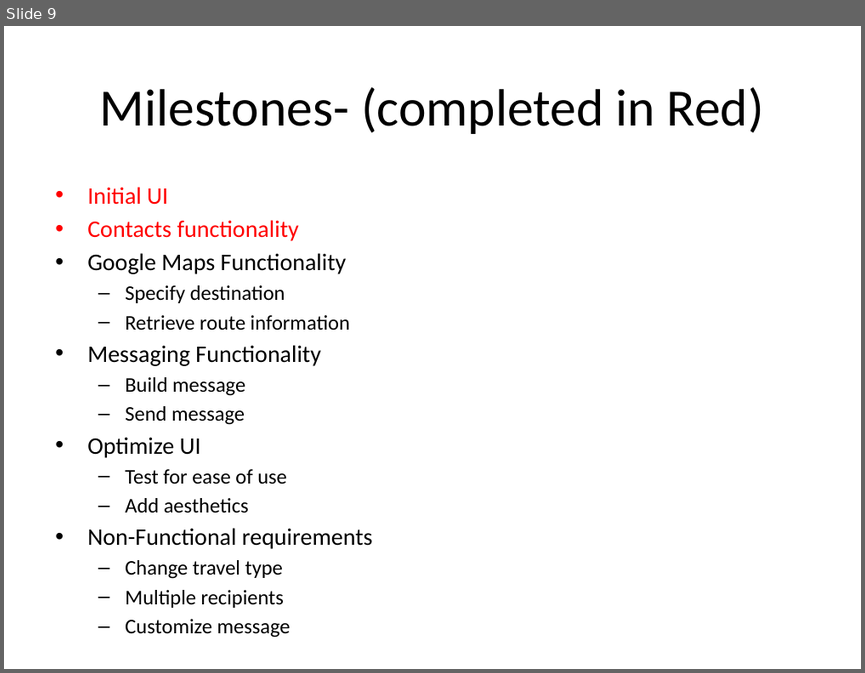
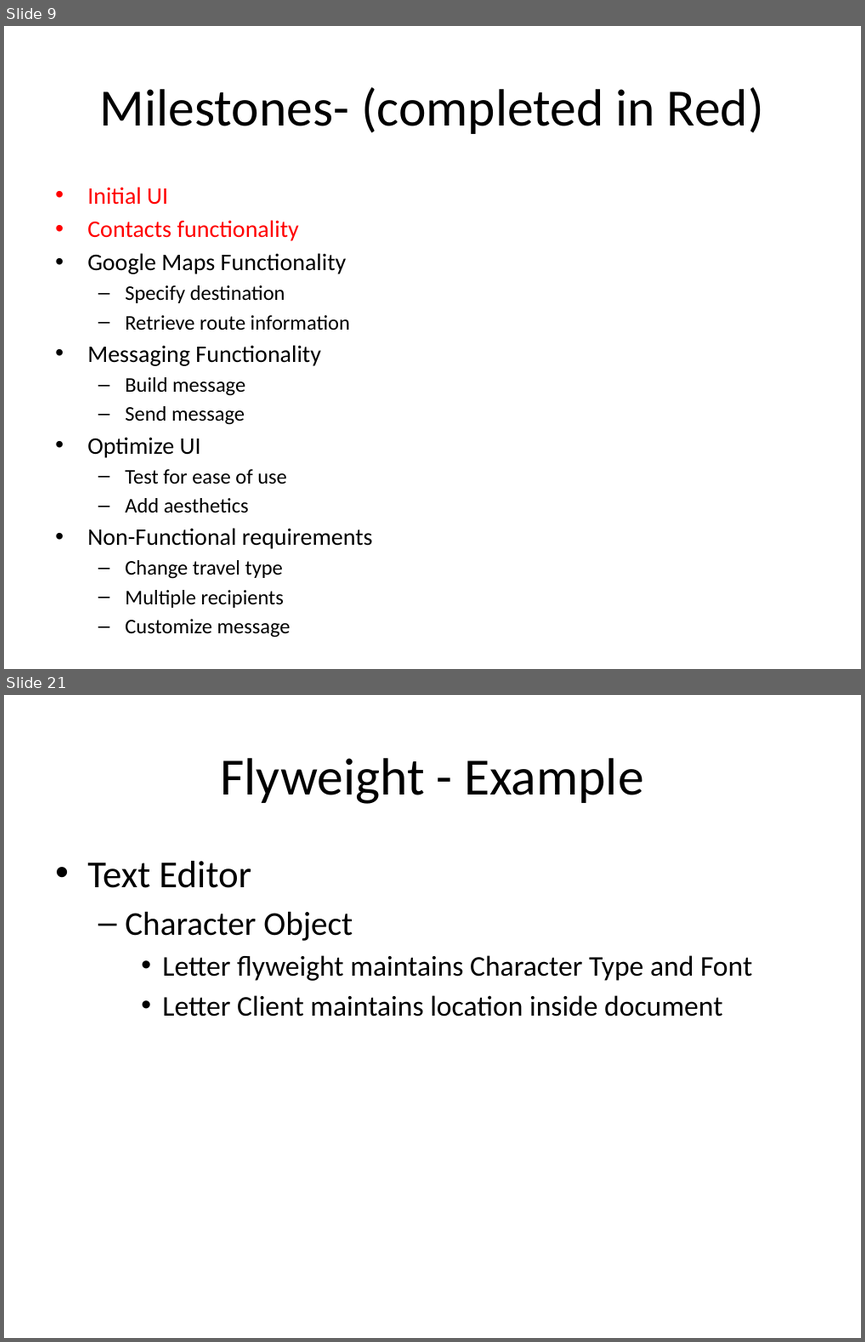
Before and after one commit to jmh9072/zolotnik, a slide deck: docs/Design review presentation.pptx. Shown one above the other, each under a label of ours: slide 9 before the commit, slides 9 and 21 after it; the slides between them are not shown. The pictures are 865x673 and 865x1342 pixels, drawn with LibreOffice and Linux fonts; fonts in the diff are those of the drawing. Boxes give left, top, right and bottom in pixels: in the first picture for what was removed or moved away, otherwise in the second. Text is boxed around its words. In the diff, an @@ line names an element or a change of style, - is before the commit and + after.

```diff
--- a/docs/Design review presentation.pptx
+++ b/docs/Design review presentation.pptx
@@ slide 21 added at (4, 695, 861, 1338), background #FFFFFF @@
@@ title added at (221, 758, 643, 804), 44 pt, text #000000 @@
+Flyweight - Example
@@ text added at (87, 861, 752, 1016), 24 pt, text #000000 @@
+• Text Editor
+  – Character Object
+    • Letter flyweight maintains Character Type and Font
+    • Letter Client maintains location inside document
```
Also in this commit, not shown: 5 slides changed, 10 other slides added.
